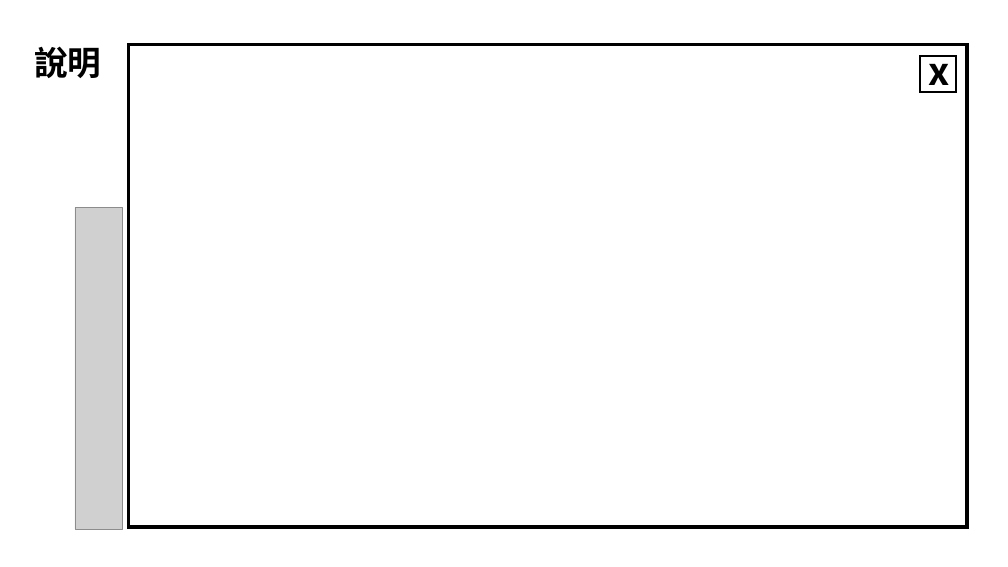
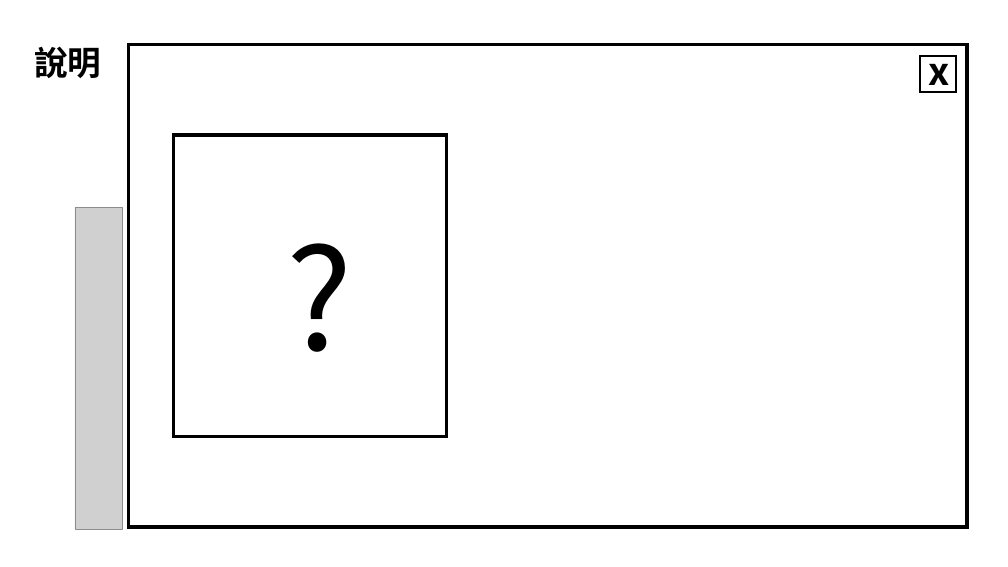
Before and after one commit to jxu930504/C_project, a slide deck: slide 12 of UI_PX.pptx. Drawn at 1008x567 pixels with LibreOffice and Linux fonts; fonts in the diff are those of the drawing; grey boxes stand for pictures. Boxes give left, top, right and bottom in pixels: in the first picture for what was removed or moved away, otherwise in the second. Text is boxed around its words. In the diff, an @@ line names an element or a change of style, - is before the commit and + after.

```diff
--- a/UI_PX.pptx
+++ b/UI_PX.pptx
@@ rectangle added at bbox=[173, 135, 447, 436], outline #000000 4.5 pt @@
@@ text added at bbox=[233, 208, 406, 383], 200 pt, text #000000 @@
+?
```
Also in this commit, not shown: 1 slide added, 40 other files.
